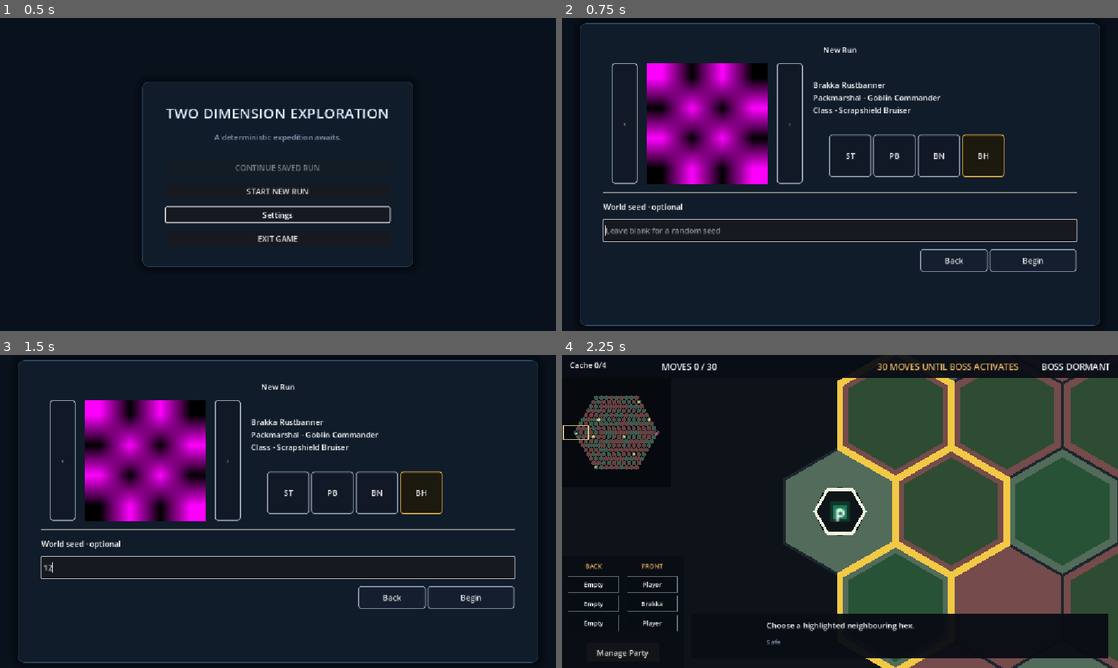
Above: before the commit, frames 1-4 (two rows, left to right).
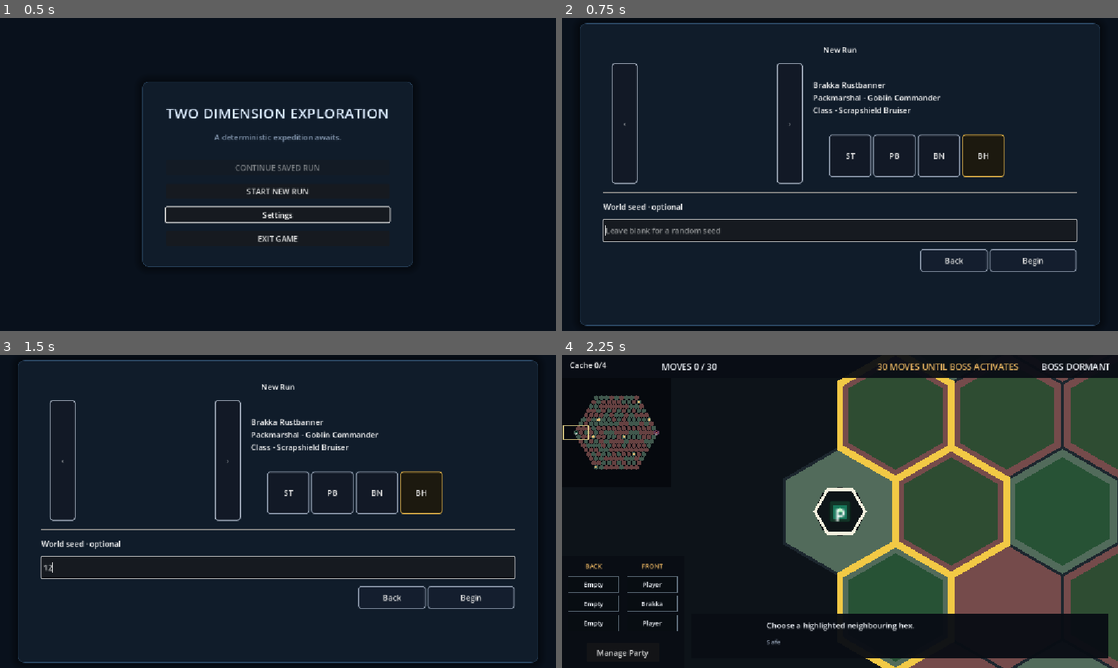
Above: after the commit, the same moments.

Repository: Poostaq/two-dimensional-experiment
Game: Godot game, scene res://Scenes/world_run_start.tscn
Two runs of this game, one before a commit and one after it. Both use one fixed random seed, a clock stepped at 60 frames per second and the inputs below. The engine's default icon, where the game draws it, is replaced by a stand-in: a white triangle on a blue panel in a dark square.
Inputs (mouse positions are in pixels of both pictures, inside the frame that each line leads up to):
- Up to frame 1 (0.5 s): no input
- Up to frame 2 (0.75 s): click "START NEW RUN" at 0.5 s
- Up to frame 3 (1.5 s): click (278, 567) at 1.27 s; type "12" at 1.35 s
- Up to frame 4 (2.25 s): click "Begin" at 2 s

Frame 1 is identical in both runs. In frame 2, 8.4% of the frame differs, in the area x 15-37%, y 14-54%; in frame 3, 8.4%; in frame 4, nothing differs.

Commit message:
Use Brakka portrait in carousel

Diff:
--- a/Scenes/world_run_start.tscn
+++ b/Scenes/world_run_start.tscn
@@ -1,6 +1,7 @@
 [gd_scene format=3 uid="uid://dh21nsecrn53v"]
 
 [ext_resource type="Script" uid="uid://dsyvtiyhnikkc" path="res://Scripts/Run/world_production_launcher.gd" id="1_fupo4"]
+[ext_resource type="CompressedTexture2D" uid="uid://bjq0wu4o51pha" path="res://Assets/brakka.png" id="2_brakka"]
 
 [sub_resource type="StyleBoxFlat" id="StyleBoxFlat_t0187"]
 bg_color = Color(0.0627451, 0.10980392, 0.16470589, 1)
@@ -619,7 +620,7 @@
 custom_minimum_size = Vector2(280, 250)
 layout_mode = 2
 tooltip_text = "Brakka Rustbanner portrait placeholder"
-texture = SubResource("GradientTexture2D_fupo4")
+texture = ExtResource("2_brakka")
 expand_mode = 1
 stretch_mode = 5
 
--- a/Tests/UI/test_world_run_start_scene.gd
+++ b/Tests/UI/test_world_run_start_scene.gd
@@ -225,6 +225,10 @@
     _expect(previous.disabled and next.disabled, "single-entry carousel arrows are disabled")
     _expect(portrait.texture != null, "portrait uses an embedded placeholder texture")
     _expect(
+        String(portrait.texture.resource_path) == "res://Assets/brakka.png",
+        "portrait uses the Brakka asset"
+    )
+    _expect(
         summary.text == "Brakka Rustbanner\nPackmarshal - Goblin Commander\nClass - Scrapshield Bruiser",
         "selected commander info is rendered in the right-hand info block"
     )
